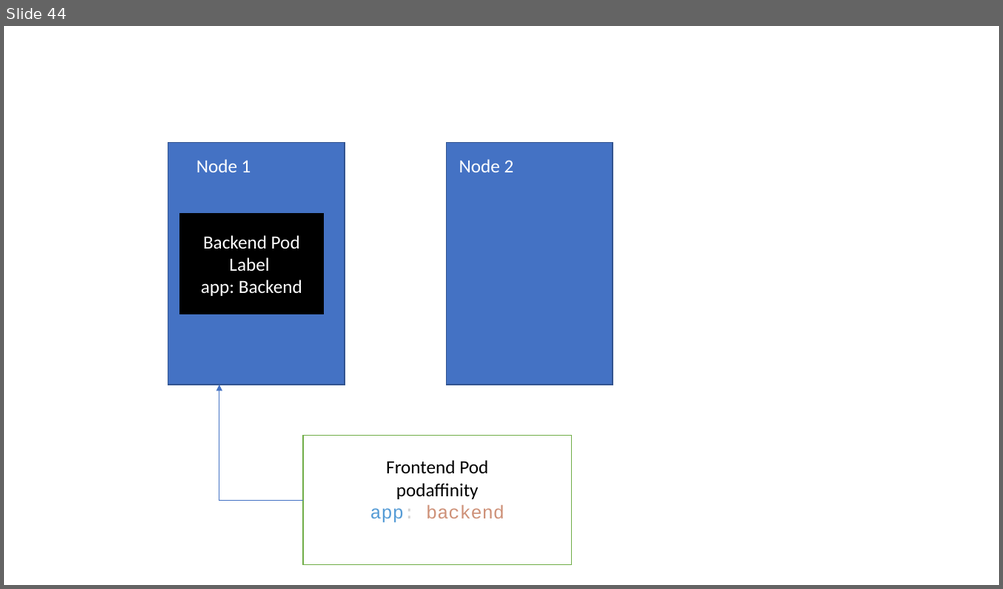
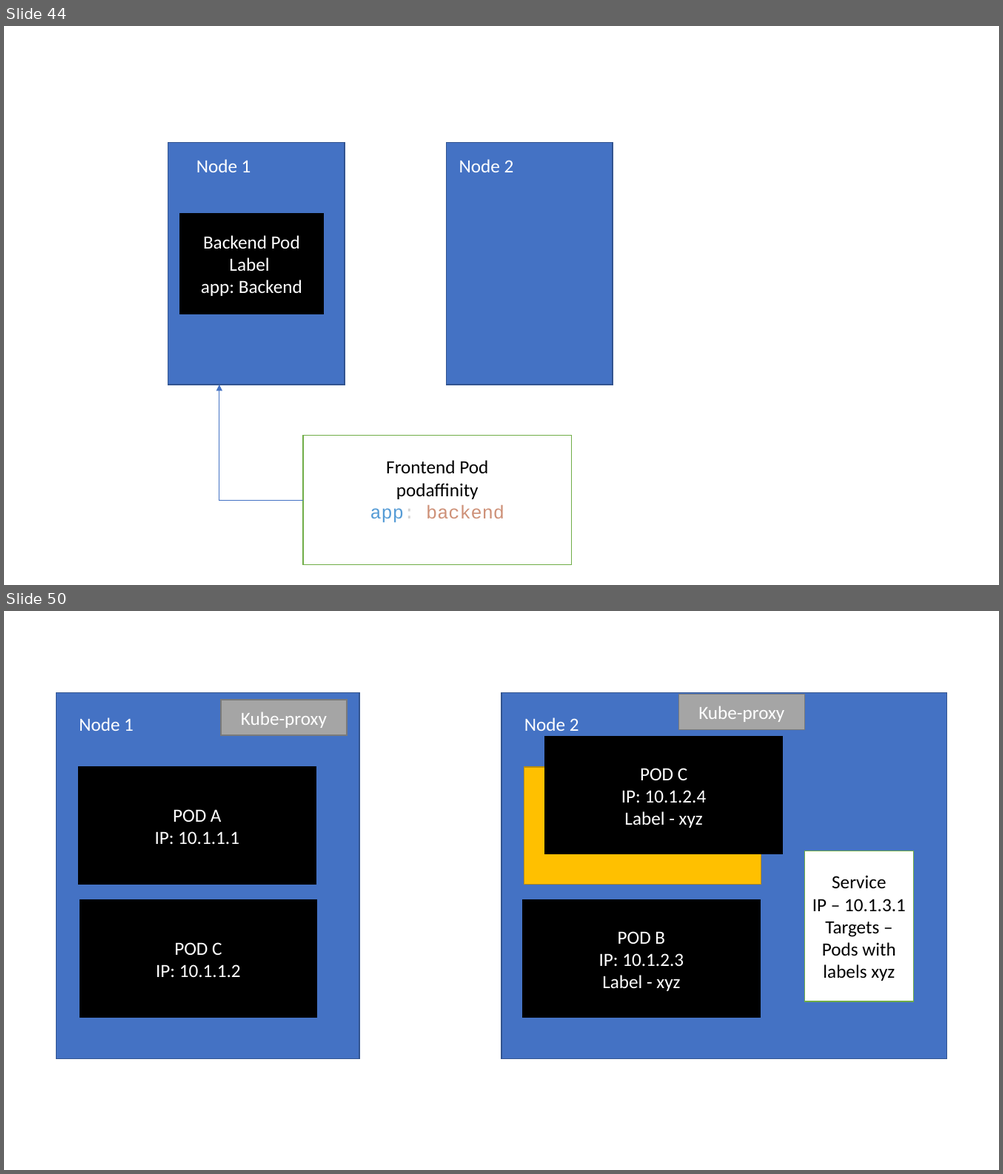
Before and after one commit to BhaveshBR/ckalab, a slide deck: WhiteBoard.pptx. Shown one above the other, each under a label of ours: slide 44 before the commit, slides 44 and 50 after it; the slides between them are not shown. The pictures are 1003x589 and 1003x1174 pixels, drawn with LibreOffice and Linux fonts; fonts in the diff are those of the drawing. Boxes give left, top, right and bottom in pixels: in the first picture for what was removed or moved away, otherwise in the second. Text is boxed around its words. In the diff, an @@ line names an element or a change of style, - is before the commit and + after.

```diff
--- a/WhiteBoard.pptx
+++ b/WhiteBoard.pptx
@@ slide 50 added at [4,611,999,1170], background #FFFFFF @@
@@ rectangle added at [57,692,359,1059], fill #4472C4, outline #325491 1 pt @@
@@ rectangle added at [502,692,947,1059], fill #4472C4, outline #325491 1 pt @@
@@ rectangle added at [678,695,805,730], fill #A5A5A5, outline #7A7A7A 1 pt, 18 pt, text #FFFFFF @@
+Kube-proxy
@@ text added at [79,718,134,731], 18 pt, text #FFFFFF @@
+Node 1
@@ rectangle added at [221,700,347,735], fill #A5A5A5, outline #7A7A7A 1 pt, 18 pt, text #FFFFFF @@
+Kube-proxy
@@ text added at [524,718,579,731], 18 pt, text #FFFFFF @@
+Node 2
@@ rectangle added at [545,737,782,854], fill #000000, outline #000000 1 pt, 18 pt, text #FFFFFF @@
+POD C
+IP: 10.1.2.4
+Label - xyz
@@ rectangle added at [79,767,316,884], fill #000000, outline #000000 1 pt, 18 pt, text #FFFFFF @@
+POD A
+IP: 10.1.1.1
@@ rectangle added at [524,767,761,884], fill #FFC000, outline #BD8E00 1 pt, 18 pt, text #FFFFFF @@
+POD B
+IP: 10.1.2.1
@@ rectangle added at [805,851,913,1002], fill #FFFFFF, outline #70AD47 1 pt, 18 pt, text #000000 @@
+Service
+IP – 10.1.3.1
+Targets – Pods with labels xyz
@@ rectangle added at [80,900,317,1017], fill #000000, outline #000000 1 pt, 18 pt, text #FFFFFF @@
+POD C
+IP: 10.1.1.2
@@ rectangle added at [523,900,760,1017], fill #000000, outline #000000 1 pt, 18 pt, text #FFFFFF @@
+POD B
+IP: 10.1.2.3
+Label - xyz
```
Also in this commit, not shown: 21 other slides added.
